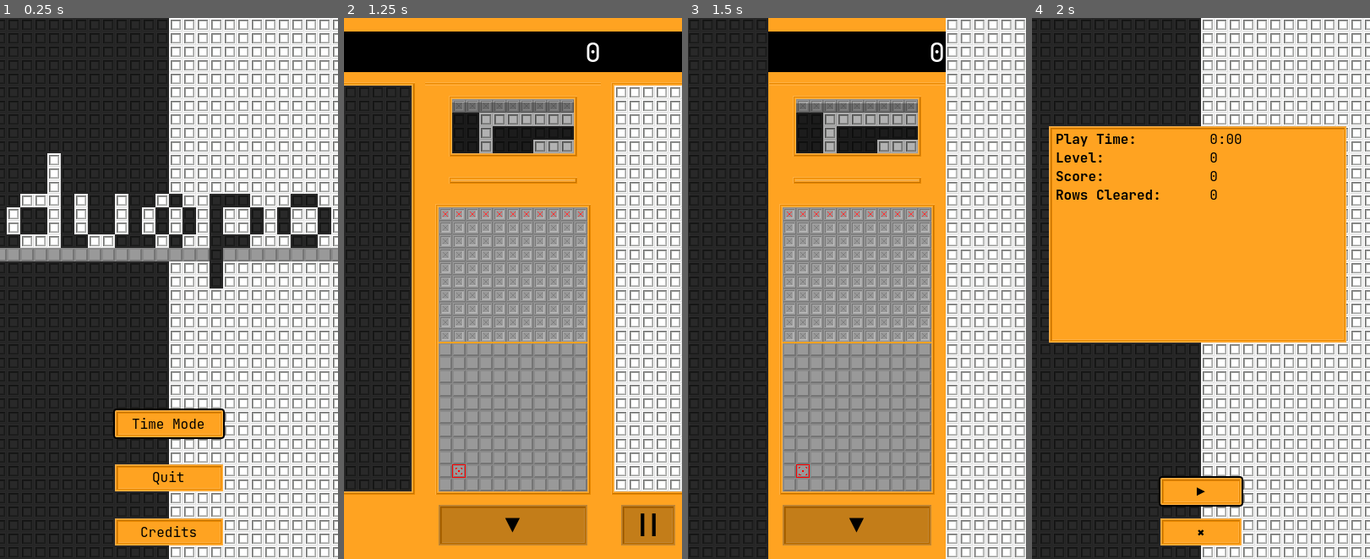
Above: before the commit, frames 1-4 (left to right).
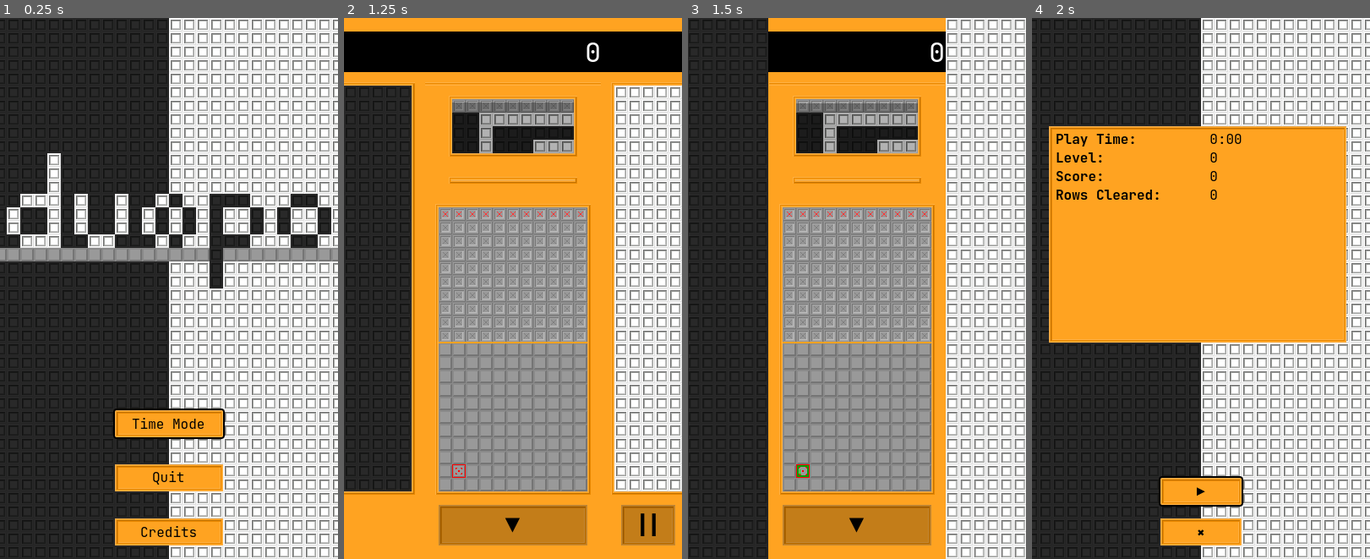
Above: after the commit, the same moments.

Repository: ka-puna/duopo
Game: Godot game, scene res://src/main.tscn
Two runs of this game, one before a commit and one after it. Both use one fixed random seed, a clock stepped at 60 frames per second and the inputs below.
Inputs:
- Up to frame 1 (0.25 s): no input
- Up to frame 2 (1.25 s): click "Time Mode" at 0.5 s
- Up to frame 3 (1.5 s): click "||" at 1.25 s
- Up to frame 4 (2 s): no input

Frames 1-2 are identical in both runs. In frame 3, less than 0.1% of the frame differs, in the area x 32-36%, y 82-85%; in frame 4, nothing differs.

Commit message:
Translate mouse buttons to actions. Move action handling from _input() to _process(). Change pressed to ACTION_STATE in _on_tile_action().

Diff:
--- a/project.godot
+++ b/project.godot
@@ -32,12 +32,14 @@
 }
 game_select_tile_primary={
 "deadzone": 0.5,
-"events": [Object(InputEventKey,"resource_local_to_scene":false,"resource_name":"","device":-1,"window_id":0,"alt_pressed":false,"shift_pressed":false,"ctrl_pressed":false,"meta_pressed":false,"pressed":false,"keycode":0,"physical_keycode":32,"key_label":0,"unicode":32,"echo":false,"script":null)
+"events": [Object(InputEventMouseButton,"resource_local_to_scene":false,"resource_name":"","device":-1,"window_id":0,"alt_pressed":false,"shift_pressed":false,"ctrl_pressed":false,"meta_pressed":false,"button_mask":1,"position":Vector2(196, 13),"global_position":Vector2(200, 56),"factor":1.0,"button_index":1,"canceled":false,"pressed":true,"double_click":false,"script":null)
+, Object(InputEventKey,"resource_local_to_scene":false,"resource_name":"","device":-1,"window_id":0,"alt_pressed":false,"shift_pressed":false,"ctrl_pressed":false,"meta_pressed":false,"pressed":false,"keycode":0,"physical_keycode":32,"key_label":0,"unicode":32,"echo":false,"script":null)
 ]
 }
 game_select_tile_secondary={
 "deadzone": 0.5,
-"events": [Object(InputEventKey,"resource_local_to_scene":false,"resource_name":"","device":-1,"window_id":0,"alt_pressed":false,"shift_pressed":true,"ctrl_pressed":false,"meta_pressed":false,"pressed":false,"keycode":0,"physical_keycode":32,"key_label":0,"unicode":32,"echo":false,"script":null)
+"events": [Object(InputEventMouseButton,"resource_local_to_scene":false,"resource_name":"","device":-1,"window_id":0,"alt_pressed":false,"shift_pressed":false,"ctrl_pressed":false,"meta_pressed":false,"button_mask":2,"position":Vector2(128, 16),"global_position":Vector2(132, 59),"factor":1.0,"button_index":2,"canceled":false,"pressed":true,"double_click":false,"script":null)
+, Object(InputEventKey,"resource_local_to_scene":false,"resource_name":"","device":-1,"window_id":0,"alt_pressed":false,"shift_pressed":true,"ctrl_pressed":false,"meta_pressed":false,"pressed":false,"keycode":0,"physical_keycode":32,"key_label":0,"unicode":32,"echo":false,"script":null)
 ]
 }
 game_left={
--- a/src/node/cycle_mode_base.gd
+++ b/src/node/cycle_mode_base.gd
@@ -6,6 +6,7 @@
 var PauseMenu = preload("res://src/scene/pause_menu.tscn")
 
 
+enum ACTION_STATE { JUST_PRESSED, PRESSED, JUST_RELEASED }
 ## The position of the selected tile. Set its intial position in the editor.
 @export var tile_selected: Vector2i
 ## The period between drops in units such as seconds.
@@ -33,21 +34,25 @@
 	update_actions()
 
 
+# Called every frame. 'delta' is the elapsed time since the previous frame.
+func _process(_delta):
+	for action in actions:
+		if Input.is_action_pressed(action, true):
+			if Input.is_action_just_pressed(action, true):
+				_on_tile_action(tile_selected, action, ACTION_STATE.JUST_PRESSED)
+			else:
+				_on_tile_action(tile_selected, action, ACTION_STATE.PRESSED)
+		if Input.is_action_just_released(action,true):
+			_on_tile_action(tile_selected, action, ACTION_STATE.JUST_RELEASED)
+
+
 # Called when there is an input event.
 func _input(event):
-	if event is InputEventKey:
-		for action in actions:
-			if event.is_action(action):
-				_on_tile_key_action(tile_selected, action, event.pressed)
-				break
-	elif event is InputEventMouse:
-		var clicked_tile = board.local_to_map(board.get_local_mouse_position())
+	if event is InputEventMouse:
+		var mouse_tile = board.local_to_map(board.get_local_mouse_position())
 		# If tile is within bounds.
-		if board.get_cell_tile_data(layers.background, clicked_tile):
-			var button_mask = event.get_button_mask()
-			var pressed = event is InputEventMouseButton and event.pressed
-			update_tile_selected(clicked_tile)
-			_on_tile_mouse_event(clicked_tile, button_mask, pressed)
+		if board.get_cell_tile_data(layers.background, mouse_tile):
+			update_tile_selected(mouse_tile)
 
 
 ## Adds and drops the preview pattern to the board, resets the cycle value, and
@@ -154,11 +159,6 @@
 # Methods without implementation.
 
 
-## Called when action is performed.
-func _on_tile_key_action(_tile: Vector2i, _action: StringName, _pressed: bool):
+## Called when action on a tile is performed.
+func _on_tile_action(_tile: Vector2i, _action: StringName, _state: ACTION_STATE):
 	pass
-
-
-## Called when a tile is pressed by a click or drag mouse event.
-func _on_tile_mouse_event(_tile: Vector2i, _button: MouseButtonMask, _pressed: bool):
-	pass
--- a/src/scene/time_mode.gd
+++ b/src/scene/time_mode.gd
@@ -36,6 +36,7 @@
 
 # Called every frame. 'delta' is the elapsed time since the previous frame.
 func _process(delta):
+	super(delta)
 	run_time += delta
 	set_cycle_value(cycle_value + delta)
 	if cycle_value >= cycle_period:
@@ -180,37 +181,38 @@
 				atlas.SOURCES.ANIM_PATH_END, atlas.ANIMS.BASE.PATH_END)
 
 
-func _on_tile_mouse_event(tile: Vector2i, button: MouseButtonMask, pressed: bool):
-	if button == MOUSE_BUTTON_MASK_LEFT:
-		if path.is_empty():
-			if pressed:
-				if can_append_to_path(tile):
-					path.append(tile)
-		# If tile is at the end of the path.
-		elif tile == path.get_index(-1):
-			if pressed:
-				effect.call(layers.drop, path.get_tiles())
-				score_board()
-				path.clear()
-		# If tile is second-to-last in the path.
-		elif tile == path.get_index(-2):
-			path.truncate(-2)
-		else:
-			var path_end = path.get_index(-1)
-			if tile.x == path_end.x or tile.y == path_end.y:
-				# Extend path through shared column or row.
-				var difference = tile - path_end
-				var direction = sign(difference)
-				for i in range(1, difference.length() + 1):
-					var next_tile = path_end + i * direction
-					if can_append_to_path(next_tile):
-						path.append(next_tile)
-					else:
-						break
-	elif button == MOUSE_BUTTON_MASK_RIGHT:
-		if path.has(tile):
-			if tile == path.get_index(-1):
-				if pressed:
+func _on_tile_action(tile: Vector2i, action: StringName, state: ACTION_STATE):
+	match action:
+		"game_select_tile_primary":
+			if path.is_empty():
+				if state == ACTION_STATE.JUST_PRESSED:
+					if can_append_to_path(tile):
+						path.append(tile)
+			# If tile is at the end of the path.
+			elif tile == path.get_index(-1):
+				if state == ACTION_STATE.JUST_PRESSED:
+					effect.call(layers.drop, path.get_tiles())
+					score_board()
 					path.clear()
+			# If tile is second-to-last in the path.
+			elif tile == path.get_index(-2):
+				path.truncate(-2)
 			else:
-				path.truncate(path.find(tile))
+				var path_end = path.get_index(-1)
+				if tile.x == path_end.x or tile.y == path_end.y:
+					# Extend path through shared column or row.
+					var difference = tile - path_end
+					var direction = sign(difference)
+					for i in range(1, difference.length() + 1):
+						var next_tile = path_end + i * direction
+						if can_append_to_path(next_tile):
+							path.append(next_tile)
+						else:
+							break
+		"game_select_tile_secondary":
+			if path.has(tile):
+				if tile == path.get_index(-1):
+					if state == ACTION_STATE.JUST_PRESSED:
+						path.clear()
+				else:
+					path.truncate(path.find(tile))
